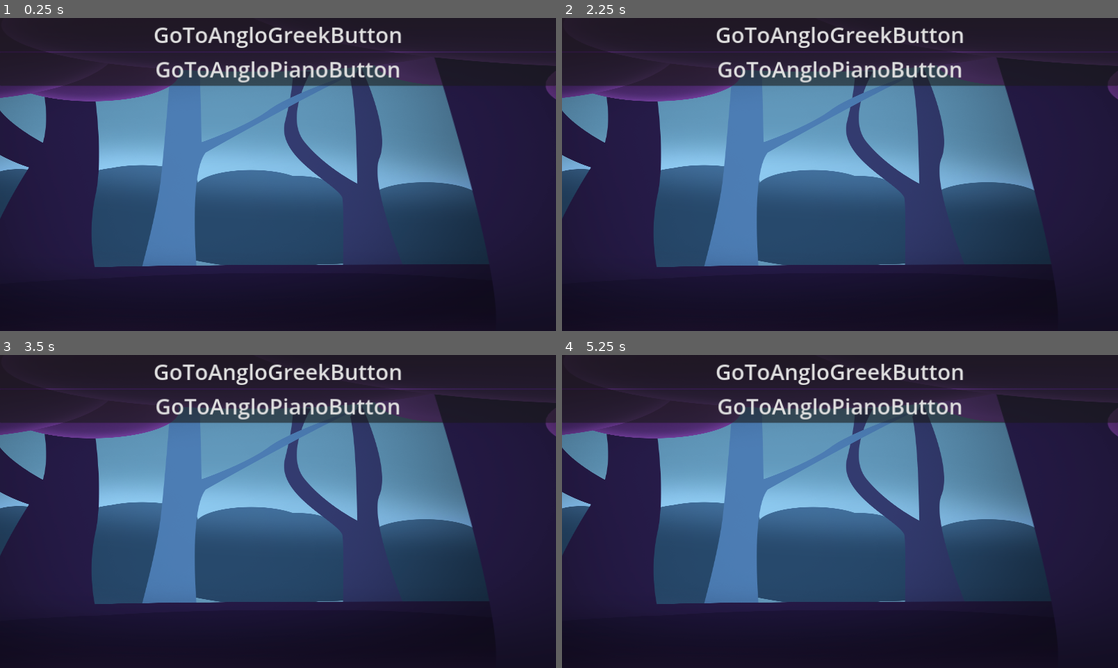
Above: before the commit, frames 1-4 (two rows, left to right).
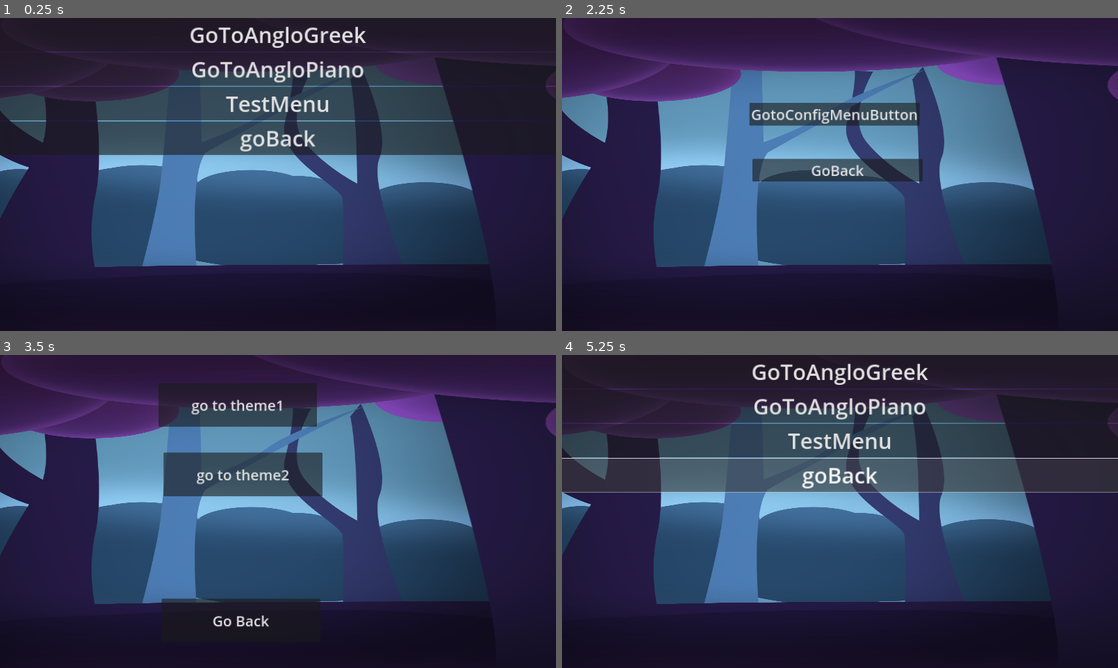
Above: after the commit, the same moments.

Repository: zur11/music_app_backup_1
Game: Godot game, scene res://main.tscn
Two runs of this game, one before a commit and one after it. Both use one fixed random seed, a clock stepped at 60 frames per second and the inputs below.
Inputs (mouse positions are in pixels of both pictures, inside the frame that each line leads up to):
- Up to frame 1 (0.25 s): no input
- Up to frame 2 (2.25 s): click "GoToAngloPianoButton" (after the commit: "GoToAngloPiano") at 0.5 s; click "GoBack" at 1.25 s; click (840, 102) at 2 s, where only the run after the commit has a clickable "TestMenu"
- Up to frame 3 (3.5 s): click (272, 452) at 2.75 s, where only the run after the commit has a clickable "GotoConfigMenuButton"
- Up to frame 4 (5.25 s): click (801, 621) at 3.5 s, where only the run after the commit has a clickable "Go Back"; click (840, 508) at 4.25 s, where only the run after the commit has a clickable "GoBack"; click (840, 473) at 5 s, where only the run after the commit has a clickable "goBack"

The runs differ from the first frame. In frame 1, 20% of the frame differs, in the area x 0-100%, y 2-44%; in frame 2, 18%; in frame 3, 16%; in frame 4, 19%.

Commit message:
arregladas algunas variables de scene manager

Diff:
--- /dev/null
+++ b/game_screen/game_screen_theme_2.tscn
@@ -0,0 +1,5 @@
+[gd_scene load_steps=2 format=3 uid="uid://dw2dqo6qndtbw"]
+
+[ext_resource type="PackedScene" uid="uid://djneumxpp42np" path="res://game_screen/game_screen_theme_1.tscn" id="1_0cqug"]
+
+[node name="GameScreen" instance=ExtResource("1_0cqug")]
--- a/global_systems/scene_manager_system/system/scene_manager.gd
+++ b/global_systems/scene_manager_system/system/scene_manager.gd
@@ -6,21 +6,15 @@
 var _current_instanced_scene: Node
 var _previous_instanced_scene : Node
 
-var _current_scene_path : String
-var _previous_scene_path : String
-
 var _scene_history : Array
 
 var _theme = "theme_1"
 
 func _change_scene(instanced_scene_to_go: Node):
-	#Erase previous_scene_nodes from tree and memory
 	for child in _container.get_children():
 		self.remove_child(child)
-#			await get_tree().process_frame
-#			child.call_deferred("free")
-
-	#add new_scene_nodes to the tree
+#		await get_tree().process_frame
+#		child.call_deferred("free")
 	_container.add_child(instanced_scene_to_go)
 
 func goto_scene_without_history(instantiated_scene_to_go: Node):
@@ -32,12 +26,9 @@
 func goto_scene(instantiated_scene_to_go: Node):
 	_validate_scene_to_go(instantiated_scene_to_go)
 
+	_scene_history.push_back(instantiated_scene_to_go.scene_file_path)
 	if _current_instanced_scene:
-		_current_scene_path = _current_instanced_scene.scene_file_path #.trim_suffix(_theme + ".tscn")
-
-		_scene_history.push_back(_current_scene_path)
 		_previous_instanced_scene = _current_instanced_scene
-		printt("previous_instanced_scene: ", _previous_instanced_scene)
 
 	_current_instanced_scene = instantiated_scene_to_go
 	_change_scene(_current_instanced_scene)
@@ -57,25 +48,22 @@
 
 	_current_instanced_scene = _previous_instanced_scene
 
-#	var _previous_packed_scene = load(_scene_history[_scene_history.size() - 1] + _theme + ".tscn") if _scene_history.size() > 0 else null
-	var _previous_packed_scene = load(_scene_history[_scene_history.size() - 1]) if _scene_history.size() > 0 else null
-	_previous_instanced_scene = _previous_packed_scene.instantiate()
 	_scene_history.pop_back()
+
+	if _scene_history.size() > 1:
+		_previous_instanced_scene = load(_scene_history[-2]).instantiate()
+	else:
+		_previous_instanced_scene = null
 
 func update_theme(new_theme: String):
 
-	#trabajarle en un for al historial con scene_file_path.trim_suffix(_theme + ".tscn") + new_theme + ".tscn"
+	for ii in _scene_history.size():
+		_scene_history[ii] = _scene_history[ii].trim_suffix(_theme + ".tscn") + new_theme + ".tscn"
+
 	if _previous_instanced_scene:
-		_previous_scene_path = _previous_instanced_scene.scene_file_path.trim_suffix(_theme + ".tscn") + new_theme + ".tscn"
-		var _previous_packed_scene: PackedScene
-		_previous_packed_scene = load(_previous_scene_path)
-		_previous_instanced_scene = _previous_packed_scene.instantiate()
+		_previous_instanced_scene = load(_scene_history[-1]).instantiate()
 	if _current_instanced_scene:
-		_current_scene_path = _current_instanced_scene.scene_file_path.trim_suffix(_theme + ".tscn") + new_theme + ".tscn"
-		var _current_packed_scene : PackedScene
-		_current_packed_scene = load(_current_scene_path)
-		_current_instanced_scene = _current_packed_scene.instantiate()
-
+		_current_instanced_scene = load(_scene_history[-2]).instantiate()
 	_theme = new_theme
 
 	self._change_scene(_current_instanced_scene)
--- /dev/null
+++ b/menus_screens/config_menu/config_menu_theme_1.gd
@@ -0,0 +1,12 @@
+extends Control
+
+func _on_change_to_theme_1_buttton_pressed():
+	SceneManagerSystem.get_container("ScreenContainer").update_theme("theme_1")
+
+
+func _on_change_to_theme_2_buttton_pressed():
+	SceneManagerSystem.get_container("ScreenContainer").update_theme("theme_2")
+
+
+func _on_go_back_button_pressed():
+	SceneManagerSystem.get_container("ScreenContainer").goto_previous_scene()
--- /dev/null
+++ b/menus_screens/config_menu/config_menu_theme_1.tscn
@@ -0,0 +1,45 @@
+[gd_scene load_steps=2 format=3 uid="uid://cxsrc6ltpus87"]
+
+[ext_resource type="Script" path="res://menus_screens/config_menu/config_menu_theme_1.gd" id="1_bvsg6"]
+
+[node name="config_menu_theme1" type="Control"]
+layout_mode = 3
+anchors_preset = 15
+anchor_right = 1.0
+anchor_bottom = 1.0
+grow_horizontal = 2
+grow_vertical = 2
+script = ExtResource("1_bvsg6")
+
+[node name="ChangeToTheme1Buttton" type="Button" parent="."]
+layout_mode = 0
+offset_left = 547.0
+offset_top = 97.0
+offset_right = 1095.0
+offset_bottom = 248.0
+theme_override_font_sizes/font_size = 50
+text = "go to theme1"
+
+[node name="ChangeToTheme2Buttton" type="Button" parent="."]
+layout_mode = 0
+offset_left = 565.0
+offset_top = 337.0
+offset_right = 1113.0
+offset_bottom = 488.0
+theme_override_font_sizes/font_size = 50
+text = "go to theme2
+"
+
+[node name="GoBackButton" type="Button" parent="."]
+layout_mode = 0
+offset_left = 558.0
+offset_top = 841.0
+offset_right = 1106.0
+offset_bottom = 992.0
+theme_override_font_sizes/font_size = 50
+text = "Go Back
+"
+
+[connection signal="pressed" from="ChangeToTheme1Buttton" to="." method="_on_change_to_theme_1_buttton_pressed"]
+[connection signal="pressed" from="ChangeToTheme2Buttton" to="." method="_on_change_to_theme_2_buttton_pressed"]
+[connection signal="pressed" from="GoBackButton" to="." method="_on_go_back_button_pressed"]
--- /dev/null
+++ b/menus_screens/config_menu/config_menu_theme_2.tscn
@@ -0,0 +1,17 @@
+[gd_scene load_steps=2 format=3 uid="uid://c0oe5mnocnh1x"]
+
+[ext_resource type="PackedScene" uid="uid://cxsrc6ltpus87" path="res://menus_screens/config_menu/config_menu_theme_1.tscn" id="1_7u3es"]
+
+[node name="config_menu_theme2" instance=ExtResource("1_7u3es")]
+
+[node name="ChangeToTheme1Buttton" parent="." index="0"]
+offset_left = 164.0
+offset_top = 122.0
+offset_right = 712.0
+offset_bottom = 273.0
+
+[node name="ChangeToTheme2Buttton" parent="." index="1"]
+offset_left = 1019.0
+offset_top = 126.0
+offset_right = 1567.0
+offset_bottom = 277.0
--- a/menus_screens/games_menu/games_menu.gd
+++ b/menus_screens/games_menu/games_menu.gd
@@ -5,7 +5,7 @@
 	$VBoxContainer/GoToAngloPianoButton.connect("pressed", _goto_game)
 
 func _goto_game():
-	var game_screen: GamesScreen = load("res://game_screen/game_screen.tscn").instantiate()
+	var game_screen: GamesScreen = load("res://game_screen/game_screen_theme_1.tscn").instantiate()
 
 	var piano:Node = load("res://game_screen/answers/piano/piano.tscn").instantiate()
 	var question_output:Node = load("res://game_screen/questions/question_output.tscn").instantiate()
@@ -15,3 +15,10 @@
 	game_screen.current_game = current_game
 
 	SceneManagerSystem.get_container("ScreenContainer").goto_scene(game_screen)
+
+func _on_go_to_test_button_pressed():
+	var test_menu = load("res://menus_screens/test_menu/test_menu_theme_1.tscn").instantiate()
+	SceneManagerSystem.get_container("ScreenContainer").goto_scene(test_menu)
+
+func _on_go_to_game_button_pressed():
+	SceneManagerSystem.get_container("ScreenContainer").goto_previous_scene()
--- a/menus_screens/games_menu/games_menu_theme_1.tscn
+++ b/menus_screens/games_menu/games_menu_theme_1.tscn
@@ -19,10 +19,22 @@
 
 [node name="GoToAngloGreekButton" parent="VBoxContainer" instance=ExtResource("2_qxh74")]
 layout_mode = 2
-text = "GoToAngloGreekButton
+text = "GoToAngloGreek
 "
 
 [node name="GoToAngloPianoButton" parent="VBoxContainer" instance=ExtResource("2_qxh74")]
 layout_mode = 2
-text = "GoToAngloPianoButton
+text = "GoToAngloPiano
 "
+
+[node name="GoToTestButton" parent="VBoxContainer" instance=ExtResource("2_qxh74")]
+layout_mode = 2
+text = "TestMenu
+"
+
+[node name="GoToGameButton" parent="VBoxContainer" instance=ExtResource("2_qxh74")]
+layout_mode = 2
+text = "goBack"
+
+[connection signal="pressed" from="VBoxContainer/GoToTestButton" to="." method="_on_go_to_test_button_pressed"]
+[connection signal="pressed" from="VBoxContainer/GoToGameButton" to="." method="_on_go_to_game_button_pressed"]
--- /dev/null
+++ b/menus_screens/games_menu/games_menu_theme_2.tscn
@@ -0,0 +1,12 @@
+[gd_scene load_steps=2 format=3 uid="uid://k00dyam2o0s6"]
+
+[ext_resource type="PackedScene" uid="uid://bwrpxag7n74s2" path="res://menus_screens/games_menu/games_menu_theme_1.tscn" id="1_qmoh1"]
+
+[node name="games_menu_theme_1" instance=ExtResource("1_qmoh1")]
+
+[node name="GoToAngloPianoButton" parent="VBoxContainer" index="1"]
+text = "GoToAngloPiano
+
+
+
+"
--- /dev/null
+++ b/menus_screens/test_menu/test_menu.gd
@@ -0,0 +1,9 @@
+extends Control
+
+
+func _on_goto_config_menu_button_pressed():
+	var config_menu = load("res://menus_screens/config_menu/config_menu_theme_1.tscn").instantiate()
+	SceneManagerSystem.get_container("ScreenContainer").goto_scene(config_menu)
+
+func _on_go_back_menu_pressed():
+	SceneManagerSystem.get_container("ScreenContainer").goto_previous_scene()
--- /dev/null
+++ b/menus_screens/test_menu/test_menu_theme_1.tscn
@@ -0,0 +1,34 @@
+[gd_scene load_steps=2 format=3 uid="uid://c1xkuds1q58nd"]
+
+[ext_resource type="Script" path="res://menus_screens/test_menu/test_menu.gd" id="1_h45q0"]
+
+[node name="test_menu_theme_1" type="Control"]
+layout_mode = 3
+anchors_preset = 15
+anchor_right = 1.0
+anchor_bottom = 1.0
+grow_horizontal = 2
+grow_vertical = 2
+script = ExtResource("1_h45q0")
+
+[node name="GotoConfigMenuButton" type="Button" parent="."]
+layout_mode = 0
+offset_left = 647.0
+offset_top = 293.0
+offset_right = 1235.0
+offset_bottom = 370.0
+theme_override_font_sizes/font_size = 50
+text = "GotoConfigMenuButton"
+
+[node name="GoBackMenu" type="Button" parent="."]
+layout_mode = 0
+offset_left = 658.0
+offset_top = 486.0
+offset_right = 1246.0
+offset_bottom = 563.0
+theme_override_font_sizes/font_size = 50
+text = "GoBack
+"
+
+[connection signal="pressed" from="GotoConfigMenuButton" to="." method="_on_goto_config_menu_button_pressed"]
+[connection signal="pressed" from="GoBackMenu" to="." method="_on_go_back_menu_pressed"]
--- /dev/null
+++ b/menus_screens/test_menu/test_menu_theme_2.tscn
@@ -0,0 +1,17 @@
+[gd_scene load_steps=2 format=3 uid="uid://do87qud2wt2nb"]
+
+[ext_resource type="PackedScene" uid="uid://c1xkuds1q58nd" path="res://menus_screens/test_menu/test_menu_theme_1.tscn" id="1_osamv"]
+
+[node name="test_menu_theme_1" instance=ExtResource("1_osamv")]
+
+[node name="GotoConfigMenuButton" parent="." index="0"]
+offset_left = 221.0
+offset_top = 275.0
+offset_right = 809.0
+offset_bottom = 352.0
+
+[node name="GoBackMenu" parent="." index="1"]
+offset_left = 1012.0
+offset_top = 279.0
+offset_right = 1600.0
+offset_bottom = 356.0
--- a/test.gd
+++ b/test.gd
@@ -0,0 +1,9 @@
+extends Node
+
+func _ready():
+	var x = [1, 5, 6, 8]
+#	print(x[-1])
+#	print(x[-2])
+#	print(x[-3])
+	print(x.front())
+	print(x.back())
--- a/test.tscn
+++ b/test.tscn
@@ -1,8 +1,10 @@
-[gd_scene load_steps=2 format=3 uid="uid://bf3lwp73b478g"]
+[gd_scene load_steps=3 format=3 uid="uid://bf3lwp73b478g"]
 
+[ext_resource type="Script" path="res://test.gd" id="1_utspm"]
 [ext_resource type="Texture2D" uid="uid://d0qcud04bto2x" path="res://icon.svg" id="2_3785r"]
 
 [node name="test" type="Node2D"]
+script = ExtResource("1_utspm")
 
 [node name="Icon" type="Sprite2D" parent="."]
 position = Vector2(883, 448)
Not shown: 2 places in game_screen/game_screen_theme_1.tscn that only renumber resources
